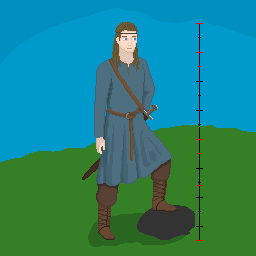
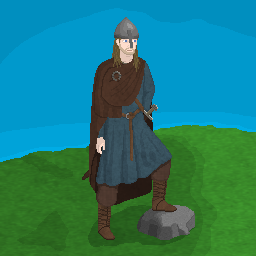
Comparing the layer stacks of the two 256 x 256 images. Changes:
added layer "cloaktexture" (multiply) above "cloak" over (x1=89, y1=55, x2=153, y2=205)
showed "cloak", painted on it over (x1=89, y1=55, x2=153, y2=205)
added layer "helmet" above "clothingtexture" over (x1=114, y1=17, x2=139, y2=48)
added layer "clothingtexture" (multiply) above "Background" over (x1=82, y1=55, x2=177, y2=240)
painted on "Background" over (x1=112, y1=22, x2=203, y2=241)
added layer "grasstexture" (multiply, 50%) above "clothing" over (x1=0, y1=125, x2=256, y2=256)
painted on "clothing" over (x1=0, y1=23, x2=256, y2=256)
